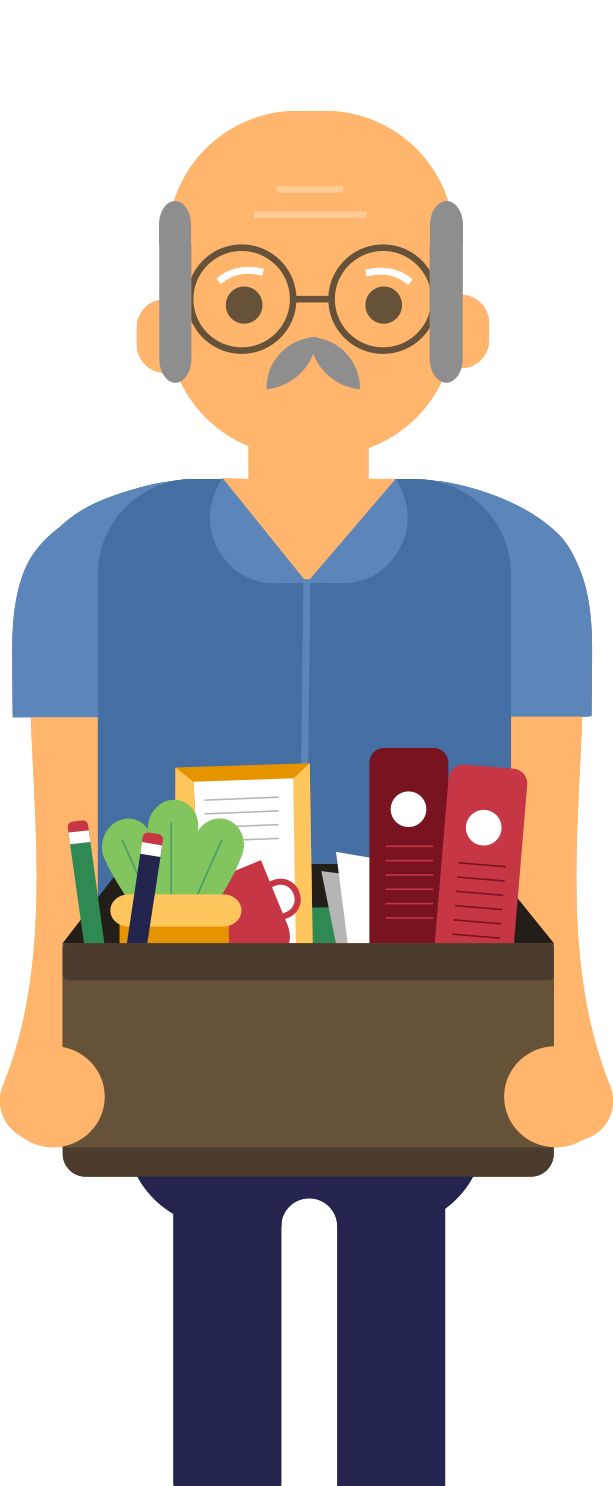
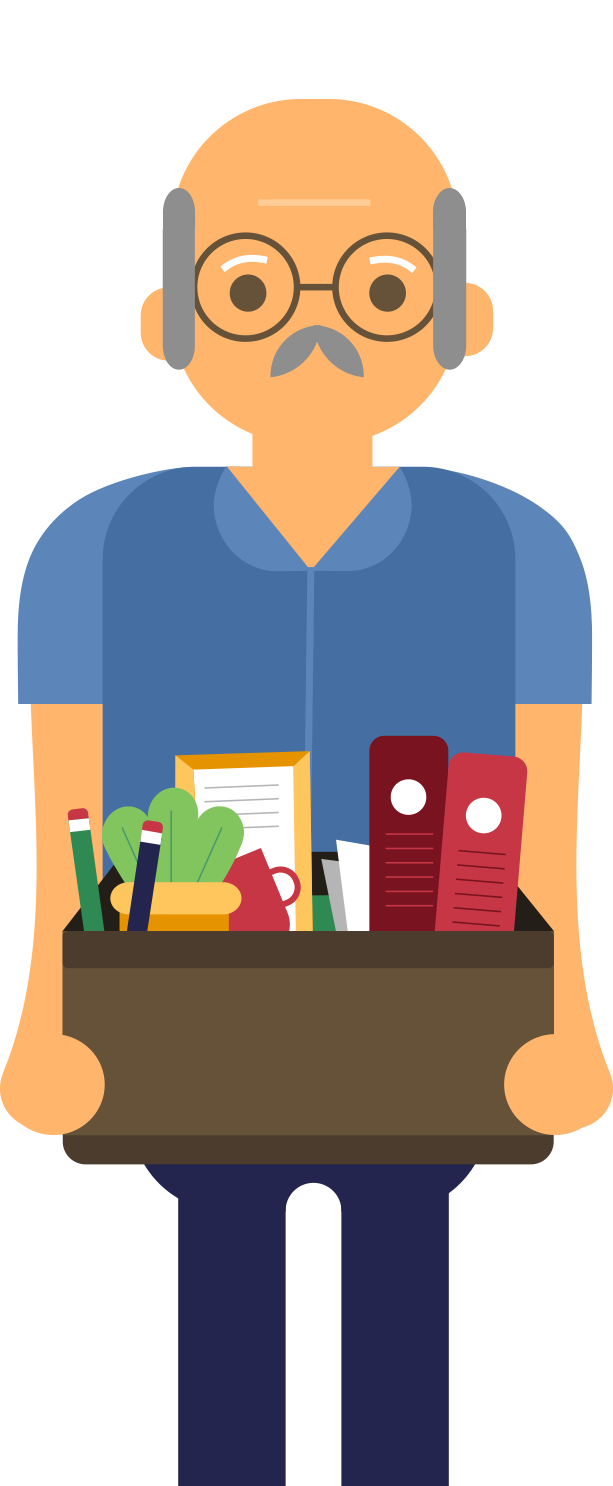
The second 613×1486 image is a revision of the first. Changes to its layers:
hid "Vector Smart Object" (1st of 12), painted on it over [159, 99, 463, 244]
hid "Vector Smart Object" (2nd of 12), painted on it over [0, 99, 613, 1486]
hid "Vector Smart Object" (3rd of 12), painted on it over [0, 99, 613, 1486]
added layer "Vector Smart Object" (9th of 12) above "Vector Smart Object" over [163, 188, 466, 229]
added layer "Vector Smart Object" (10th of 12) above "Vector Smart Object" over [0, 99, 613, 1486]
